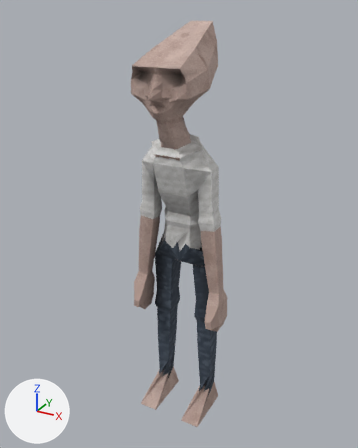
One commit to the glTF model characters/models/prisoner2.glb: the scene before it, then after it.
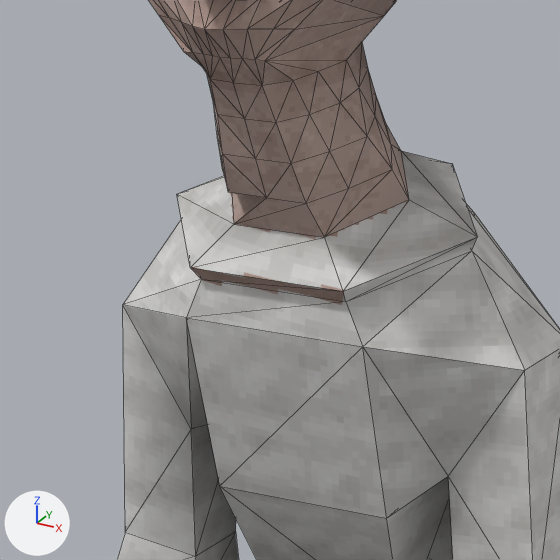
Old and new are each drawn whole from a 50 mm camera at (0.947, -1.802, 1.843) aimed at (-0.009, -0.064, 0.974) and again close up on the part from 34% to 61% of the width and 24% to 46% of the height. The lights are fixed; the arrows at lower left show +X, +Y and +Z. The last two pictures show the newer version. The close-ups show mesh edges as thin lines. Vertices at exactly the same position are counted once.

The first close-up shows 'Runner'.
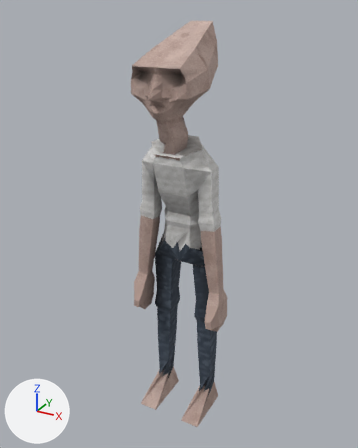
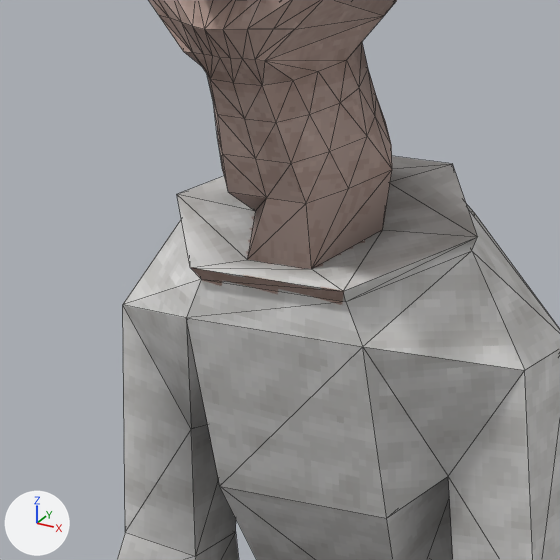
Edits to the bpy script that builds the scene:
```text
Change me_runner:
    where me_runner.from_pydata(...)  # 423 vertices, 842 faces; spans x -0.22..0.22, y -0.3..0.11, z 0.0..1.79
    used by ob_runner; location = (0.0, 0.0, 0.0)
    me_runner part 1
    me_runner.vertices[203].co: (0.07, -0.11, 1.35) -> (0.05, -0.11, 1.33)  # pixel (409, 199) -> pixel (382, 229)
    me_runner.vertices[204].co: (0.04, -0.05, 1.37) -> (0.02, -0.05, 1.35)  # pixel (401, 150) -> not seen
    me_runner.vertices[205].co: (-0.04, -0.05, 1.37) -> (-0.02, -0.05, 1.35)
    me_runner.vertices[206].co: (-0.07, -0.11, 1.35) -> (-0.05, -0.11, 1.33)  # not seen -> pixel (255, 211)
    me_runner.vertices[207].co: (-0.04, -0.16, 1.34) -> (-0.02, -0.16, 1.31)  # pixel (233, 224) -> pixel (247, 259)
    me_runner.vertices[208].co: (0.04, -0.16, 1.34) -> (0.02, -0.16, 1.31)  # pixel (324, 237) -> pixel (311, 269)
    me_runner part 2: 54 faces centred in x -0.1..0.1, y -0.23..0.03, z 1.3..1.53 are repainted in the vertex colours; the middle colour goes from white #fafafa to white #fcfcfc
    me_runner part 3: 26 faces centred in x -0.07..0.07, y -0.17..-0.03, z 1.33..1.46 are repainted in the vertex colours; the middle colour goes from white #efefef to light grey #e1e1e1
```

Boxes (x1, y1, x2, y2) around the edits, measured in the close-ups (560 x 560 px; the box of a moved part takes in the faces that stretch with it):
'Runner', reshaped, recoloured: (117, 0, 560, 560) in both
part 1 of me_runner, moved or reshaped: before (177, 124, 477, 291); after (177, 156, 477, 291)
part 2 of me_runner, edited (looks the same): (177, 0, 477, 301) in both
part 3 of me_runner, edited (looks the same): (177, 60, 477, 291) in both
